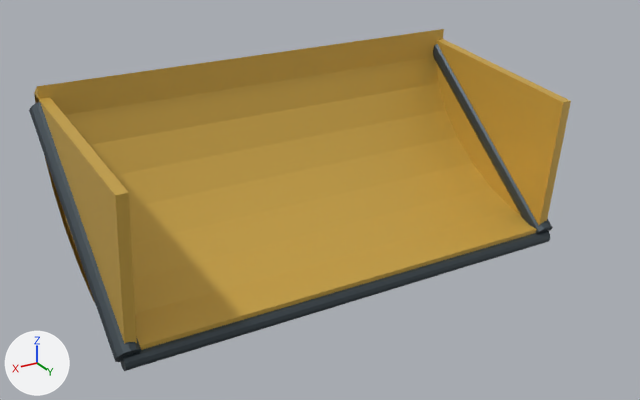
Renders of the glTF model resources/models/parts/crane_kit/grab_jaw_right.glb from each side of a commit.
One viewpoint serves both versions: a camera (50 mm lens) standing at (1.6, 2.31, 0.99) and looking at (0.03, -0.32, -0.32). Every picture has the same lights, and +X, +Y and +Z are marked at lower left. The first picture is the older version. Vertices at exactly the same position are counted once.

Names of what the first picture shows: 'grab_jaw_right'.
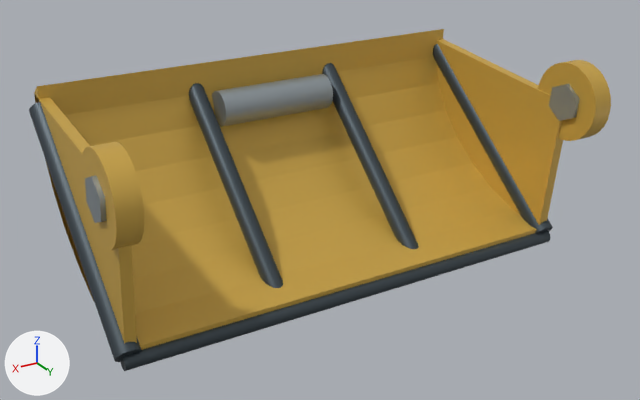
Edits to the scene script, one JSON object a line:
```json
{"op": "add", "block": "mat_fixed_pinsteel", "code": ["mat_fixed_pinsteel = principled_material('Fixed_PinSteel')", "mat_fixed_pinsteel.base_color = (0.38, 0.43, 0.46)  # grey #a6afb5", "mat_fixed_pinsteel.metallic = 0.8", "mat_fixed_pinsteel.roughness = 0.48"]}
{"block": "me_pan", "where": "# used by ob_grab_jaw_right; location = (0.0, 0.0, 0.0)"}
{"op": "remove", "block": "me_pan", "code": "me_pan.from_pydata(...)  # 130 vertices, 272 faces; spans x -0.94..0.94, y -0.85..0.0, z -0.62..0.13"}
{"op": "add", "block": "me_pan", "code": "me_pan.from_pydata(...)  # 594 vertices, 1172 faces; spans x -0.96..0.96, y -0.85..0.15, z -0.62..0.15"}
{"block": "me_pan", "change": "me_pan part 1: a new loose piece, a 32-sided cylinder along x spanning x -0.95..-0.87, y -0.149..0.149, z -0.149..0.149, in mat_warm_white_painted_steel (yellow #d4ad4d)"}
{"block": "me_pan", "change": "me_pan part 2: a new loose piece, a 32-sided cylinder along x spanning x 0.87..0.95, y -0.149..0.149, z -0.149..0.149, in mat_warm_white_painted_steel (yellow #d4ad4d)"}
{"block": "me_pan", "change": "me_pan part 3: a new loose piece, a 6-sided cylinder along x spanning x -0.96..-0.85, y -0.07..0.07, z -0.07..0.07, in mat_fixed_pinsteel (grey #a6afb5)"}
{"block": "me_pan", "change": "me_pan part 4: a new loose piece, a 6-sided cylinder along x spanning x 0.85..0.96, y -0.07..0.07, z -0.07..0.07, in mat_fixed_pinsteel (grey #a6afb5)"}
{"block": "me_pan", "change": "me_pan part 5: a new loose piece, a 32-sided cylinder along x spanning x -0.24..0.24, y -0.8..-0.66, z -0.11..0.03, in mat_fixed_pinsteel (grey #a6afb5)"}
{"block": "me_pan", "change": "me_pan part 6: a new loose piece of 64 vertices spanning x -0.34..-0.26, y -0.84..-0.14, z -0.59..0.06, in mat_fixed_darksteel (greyish blue #485259)"}
{"block": "me_pan", "change": "me_pan part 7: a new loose piece of 64 vertices spanning x 0.26..0.34, y -0.84..-0.14, z -0.59..0.06, in mat_fixed_darksteel (greyish blue #485259)"}
{"block": "me_pan", "change": "me_pan part 8: 6 vertices moved within x -0.91..0.91, y -0.05..-0.04, z -0.62..-0.57; 16 vertices removed from x -0.93..0.93, y -0.82..-0.04, z -0.59..0.07; 136 vertices added at x -0.93..0.93, y -0.83..-0.03, z -0.62..0.08"}
{"op": "add", "block": "me_pan", "code": "me_pan.materials.append(mat_fixed_pinsteel)  # grey #a6afb5"}
```

Location of each change, [x1, y1, x2, y2] in pixels of the pictures (640 x 400 px):
```json
{"object": "grab_jaw_right", "change": "reshaped", "before": [29, 29, 571, 371], "after": [29, 29, 611, 371], "on screen": "7% wider"}
{"part": 1, "of": "me_pan", "change": "added", "after": [538, 60, 611, 141]}
{"part": 2, "of": "me_pan", "change": "added", "after": [81, 142, 144, 250]}
{"part": 3, "of": "me_pan", "change": "added", "after": [549, 84, 580, 121]}
{"part": 4, "of": "me_pan", "change": "added", "after": [85, 175, 107, 223]}
{"part": 5, "of": "me_pan", "change": "added", "after": [212, 74, 333, 127]}
{"part": 6, "of": "me_pan", "change": "added", "after": [322, 63, 419, 249]}
{"part": 7, "of": "me_pan", "change": "added", "after": [189, 83, 283, 288]}
{"part": 8, "of": "me_pan", "change": "built on", "before": [31, 44, 553, 371], "after": [29, 44, 553, 371]}
```
